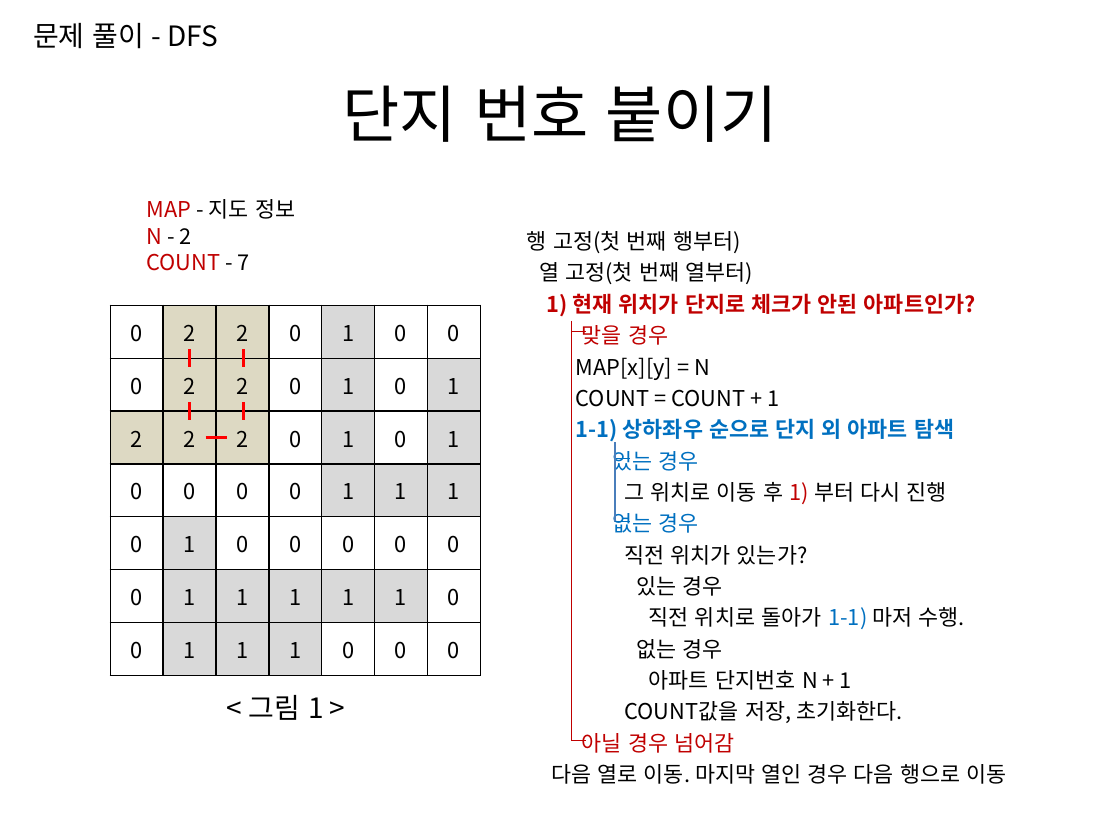
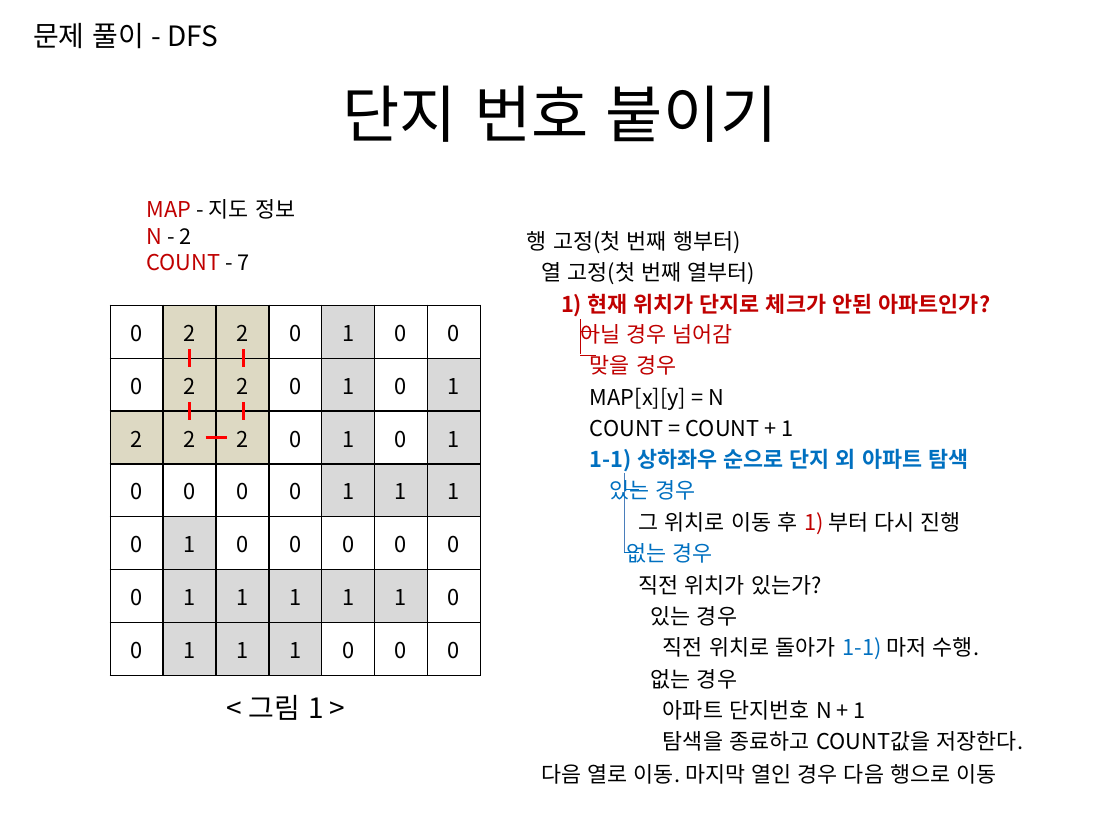
Before and after one commit to momo1108/csl, a slide deck: slide 34 of Algorithm/발표2.pptx. Drawn at 1120x840 pixels with LibreOffice and Linux fonts; fonts in the diff are those of the drawing. Boxes give left, top, right and bottom in pixels: in the first picture for what was removed or moved away, otherwise in the second. Text is boxed around its words. In the diff, an @@ line names an element or a change of style, - is before the commit and + after.

```diff
--- a/Algorithm/발표2.pptx
+++ b/Algorithm/발표2.pptx
@@ text "열 고정(첫 번째 열부터)": place and size @@
-text "열 고정(첫 번째 열부터)" at (527, 231, 1006, 784)
+text "열 고정(첫 번째 열부터)" at (541, 262, 997, 784)
@@ line removed from (571, 321) to (571, 740) @@
@@ text at (576, 325, 965, 753): paragraphs removed @@
-맞을 경우
-MAP[x][y] = N
-COUNT = COUNT + 1
-1-1) 상하좌우 순으로 단지 외 아파트 탐색
-있는 경우
-그 위치로 이동 후 1) 부터 다시 진행
-없는 경우
-직전 위치가 있는가?
-있는 경우
-직전 위치로 돌아가 1-1) 마저 수행.
-없는 경우
-아파트 단지번호 N + 1
-COUNT값을 저장, 초기화한다.
-아닐 경우 넘어감
@@ line added from (580, 319) to (580, 354), #C00000 0.75 pt @@
@@ text added at (580, 320, 968, 474), 14 pt, text #000000 @@
+아닐 경우 넘어감
+맞을 경우
+MAP[x][y] = N
+COUNT = COUNT + 1
+1-1) 상하좌우 순으로 단지 외 아파트 탐색
@@ line moved from (571, 332) - (587, 332) to (580, 332) - (596, 332) @@
@@ line moved from (571, 740) - (587, 740) to (580, 355) - (596, 355) @@
@@ text added at (610, 477, 1024, 751), 14 pt, text #000000 @@
+있는 경우
+그 위치로 이동 후 1) 부터 다시 진행
+없는 경우
+직전 위치가 있는가?
+있는 경우
+직전 위치로 돌아가 1-1) 마저 수행.
+없는 경우
+아파트 단지번호 N + 1
+탐색을 종료하고 COUNT값을 저장한다.
@@ 3 lines: place and size @@
-3 lines at (615, 442, 631, 522)
+3 lines at (624, 473, 640, 552)
```
Also in this commit, not shown: 12 other slides changed, 9 other files.
